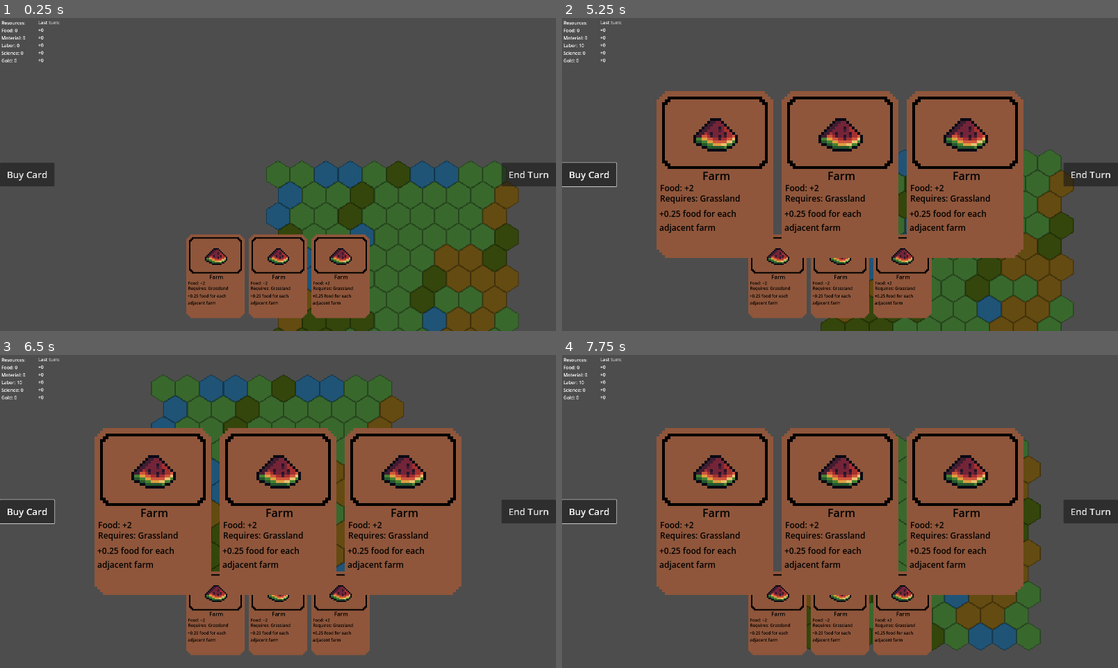
Above: before the commit, frames 1-4 (two rows, left to right).
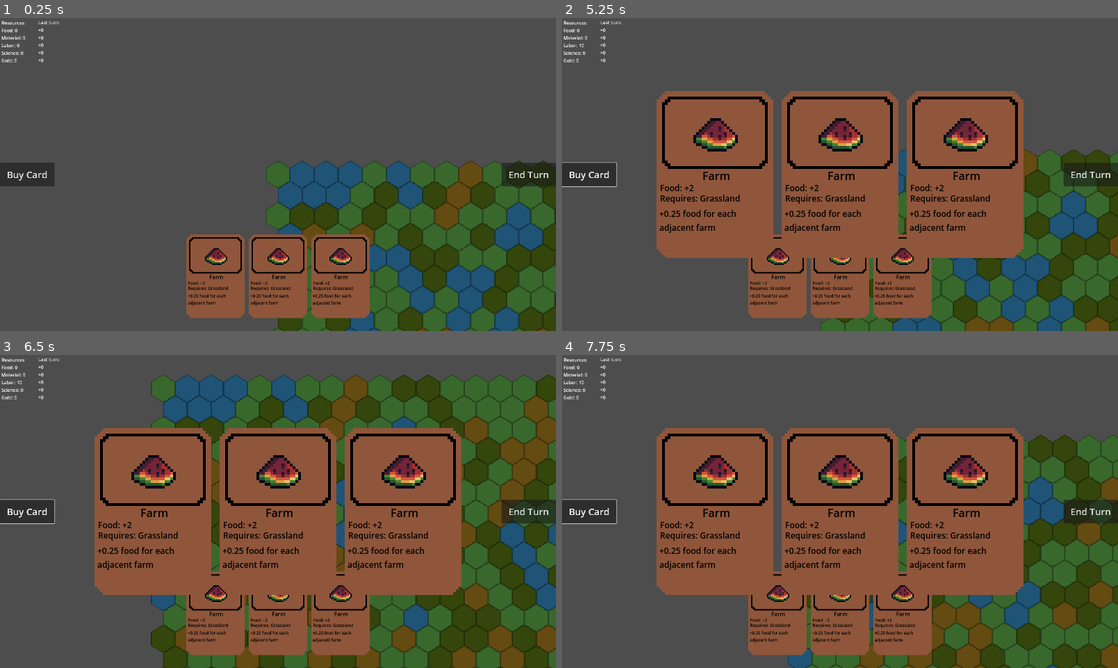
Above: after the commit, the same moments.

Repository: peytondwilliams/hexdeck
Game: Godot game, scene res://nodes/core/game_manager.tscn
Two runs of this game, one before a commit and one after it. Both use one fixed random seed, a clock stepped at 60 frames per second and the inputs below.
Inputs (mouse positions are in pixels of both pictures, inside the frame that each line leads up to):
- Up to frame 1 (0.25 s): no input
- Up to frame 2 (5.25 s): click "End Turn" at 0.5 s; click "Buy Card" at 1.25 s; click "End Turn" at 2 s; click "Buy Card" at 2.75 s; click "End Turn" at 3.5 s; click "Buy Card" at 4.25 s; tap Enter at 5 s; drag from (778, 277) to (712, 174) at 5.02 s
- Up to frame 3 (6.5 s): drag from (278, 614) to (150, 511) at 5.77 s
- Up to frame 4 (7.75 s): move the mouse to (901, 614) at 6.52 s; press the mouse at (901, 614) at 6.53 s; release the mouse at (901, 614) at 7.25 s; tap Space at 7.25 s; drag from (712, 511) to (840, 614) at 7.27 s

The runs differ from the first frame. In frame 1, 17% of the frame differs, in the area x 47-100%, y 45-100%; in frame 2, 12%; in frame 3, 29%, in the area x 27-100%, y 6-100%; in frame 4, 17%.

Commit message:
fix world gen coords

Diff:
--- a/nodes/core/hex_grid.gd
+++ b/nodes/core/hex_grid.gd
@@ -20,6 +20,7 @@
 
 const COORD_SCALE_FACTOR = 16
 const CHUNK_SIZE_FACTOR = 16
+const BOARD_SIZE_DIM = 20
 
 @onready var hex_grid : Dictionary = Global.grid
 
@@ -52,16 +53,14 @@
 func generate_map():
 	var curr_coords : Vector3i = Vector3i.ZERO
 
-	var scale_moist = 20
+	var scale_moist = 10
 	var scale_alt = 50
 	var scale_temp = 30
 
-	for i in range(10):
-		for j in range(10):
+	for i in range(BOARD_SIZE_DIM):
+		for j in range(BOARD_SIZE_DIM):
 
-			var init_coord = Vector2(i, j)
-			var cube_coord = gb.real_to_cube_coords(COORD_SCALE_FACTOR * init_coord)
-			var coord = gb.cube_to_real_coords(cube_coord) / COORD_SCALE_FACTOR
+			var coord = gb.cube_to_real_coords(curr_coords) / COORD_SCALE_FACTOR
 			print(coord)
 
 			var moist = moisture.get_noise_2d(coord.x * scale_moist, coord.y * scale_moist)
@@ -90,7 +89,7 @@
 			hex_grid[Global.generate_hex_key(curr_coords)] = hex
 
 			curr_coords += DIRECTION_ARR[0]
-		curr_coords += (DIRECTION_ARR[3] * 10)
+		curr_coords += (DIRECTION_ARR[3] * BOARD_SIZE_DIM)
 		curr_coords += DIRECTION_ARR[5]
 		if (i % 2 == 1):
 			curr_coords += DIRECTION_ARR[3]
